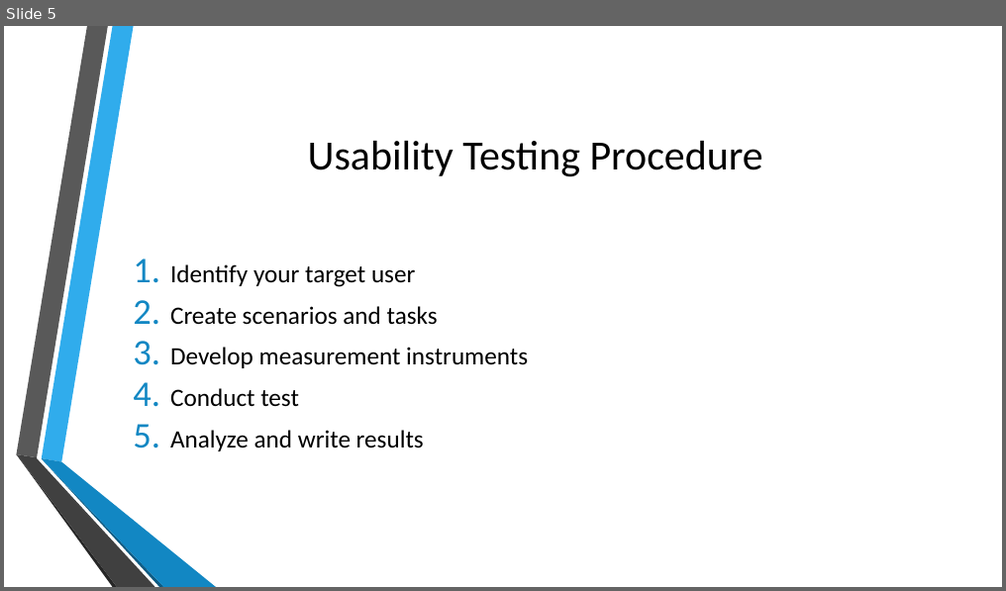
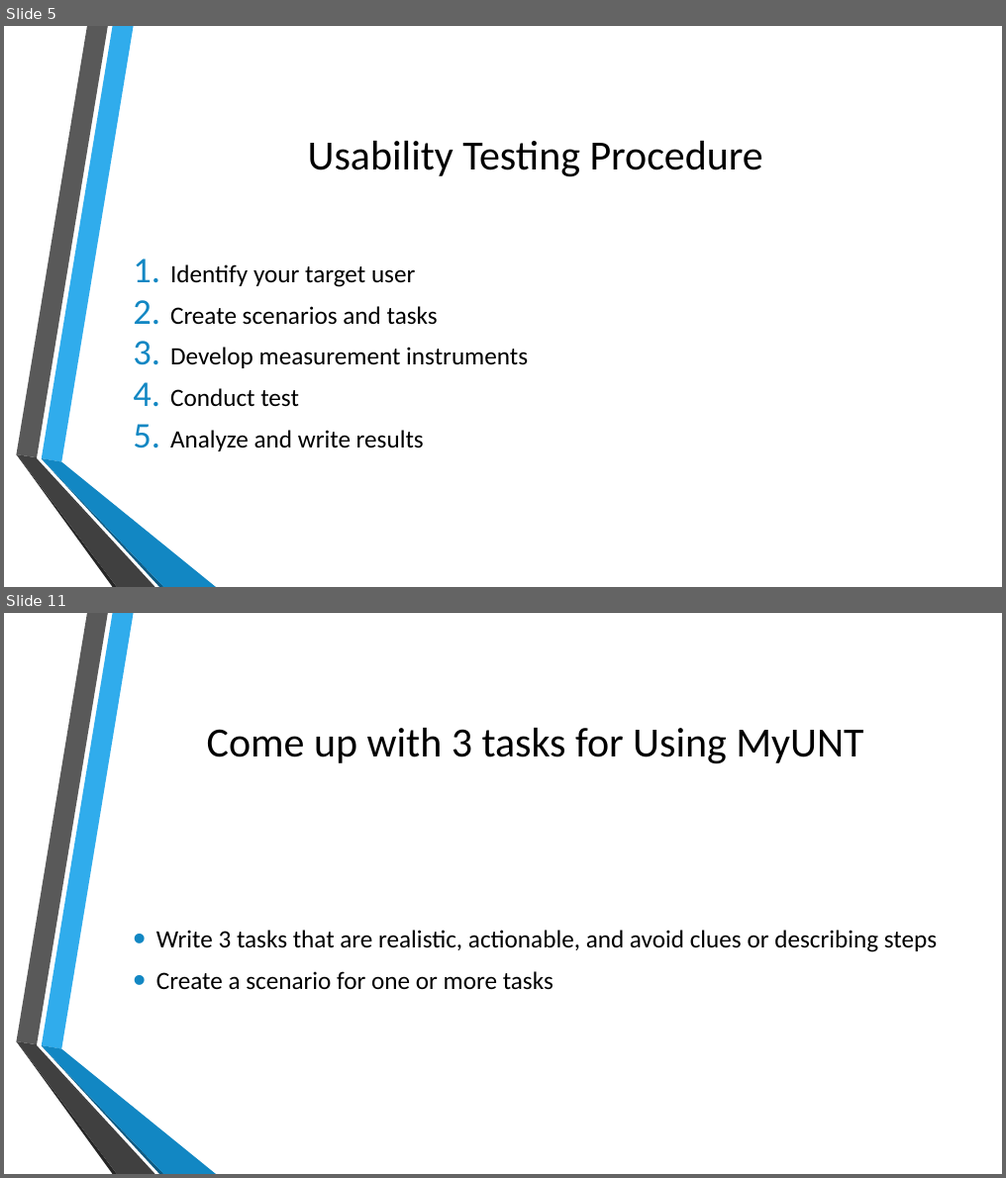
Before and after one commit to doctorlam/tecm4180, a slide deck: readings/usability.pptx. Shown one above the other, each under a label of ours: slide 5 before the commit, slides 5 and 11 after it; the slides between them are not shown. The pictures are 1006x591 and 1006x1178 pixels, drawn with LibreOffice and Linux fonts; fonts in the diff are those of the drawing; background and template pictures are left out. Boxes give left, top, right and bottom in pixels: in the first picture for what was removed or moved away, otherwise in the second. Text is boxed around its words. In the diff, an @@ line names an element or a change of style, - is before the commit and + after.

```diff
--- a/readings/usability.pptx
+++ b/readings/usability.pptx
@@ slide 11 added at <box>4,613,1002,1174</box>, background picture (left out); not listed: 6 template elements that a slide beside it also shows @@
@@ title added at <box>207,728,863,764</box>, 40 pt, text #000000 @@
+Come up with 3 tasks for Using MyUNT
@@ text added at <box>156,930,937,990</box>, 24 pt, text #000000 @@
+• Write 3 tasks that are realistic, actionable, and avoid clues or describing steps
+• Create a scenario for one or more tasks
```
Also in this commit, not shown: 2 slides changed, 12 other slides added, 7 other files.
